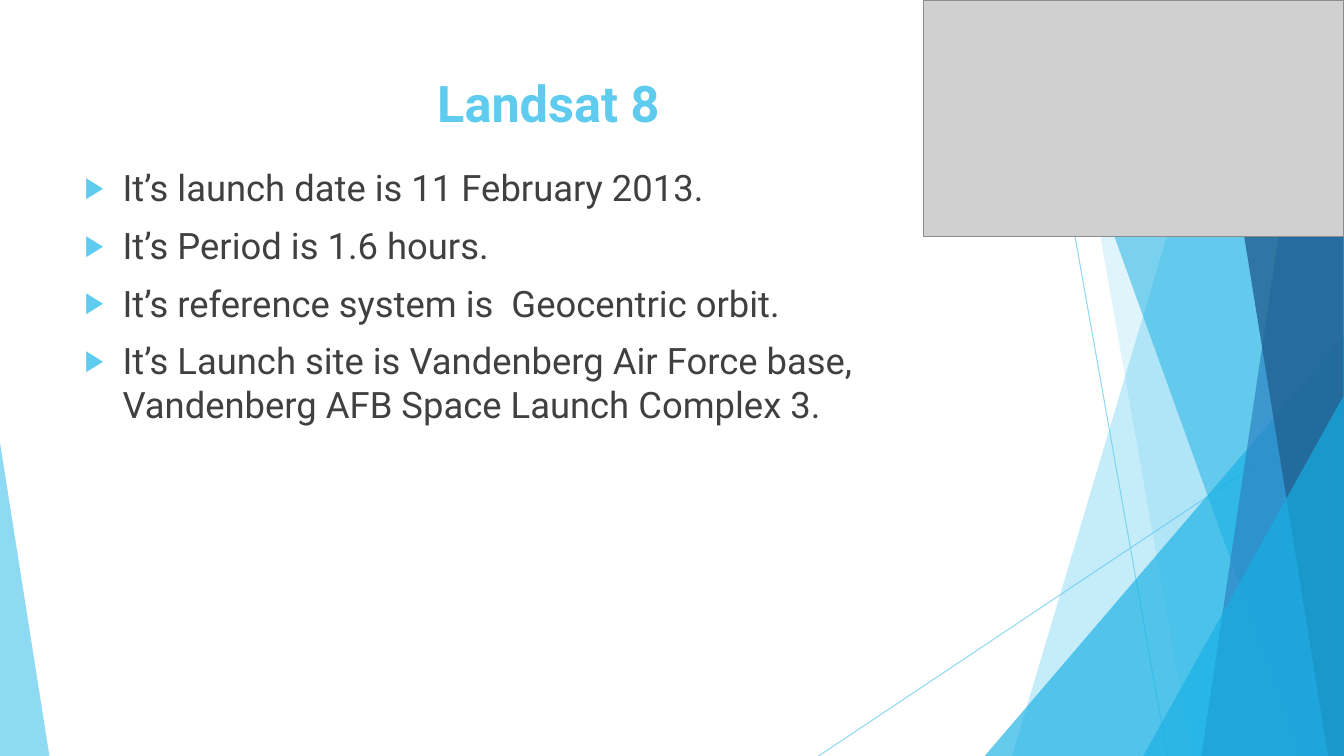
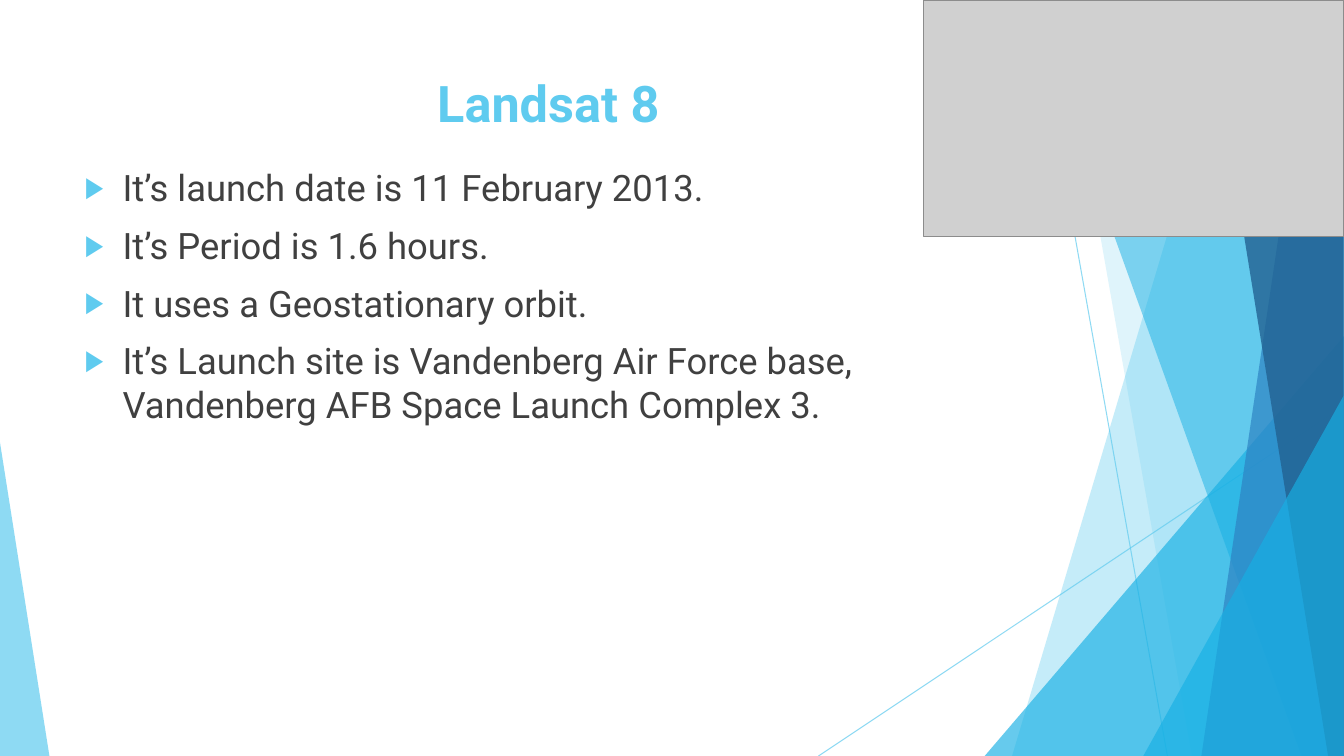
Before and after one commit to rsmith013/All-saints-robot, a slide deck: slide 8 of How do Satellites Help us Understand More About.pptx (slide 6 before the commit). Drawn at 1344x756 pixels with LibreOffice and Linux fonts; fonts in the diff are those of the drawing; grey boxes stand for pictures. Boxes give left, top, right and bottom in pixels: in the first picture for what was removed or moved away, otherwise in the second. Text is boxed around its words. In the diff, an @@ line names an element or a change of style, - is before the commit and + after.

```diff
--- a/How do Satellites Help us Understand More About.pptx
+++ b/How do Satellites Help us Understand More About.pptx
@@ text at (123, 289, 588, 325): text changed @@
-▶ It’s reference system is Geocentric orbit.
+▶ It uses a Geostationary orbit.
```
Also in this commit, not shown: 1 other slide changed, 3 slides added, 5 other files.
